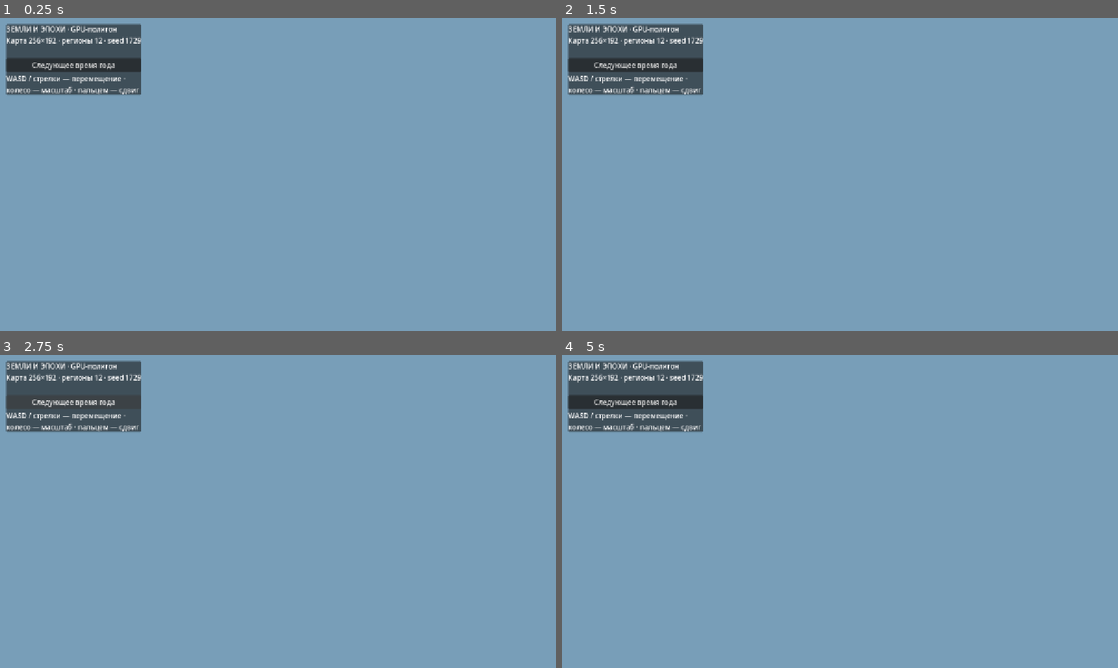
Above: before the commit, frames 1-4 (two rows, left to right).
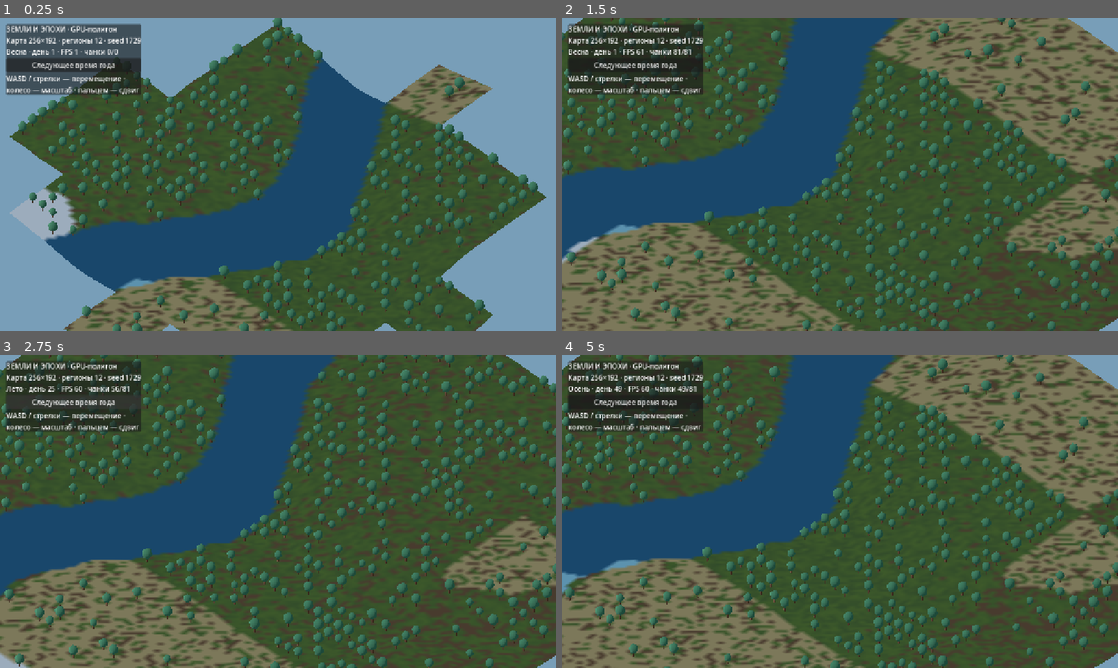
Above: after the commit, the same moments.

Repository: cyrox007/lands-and-ages
Game: Godot game, scene res://scenes/world.tscn
Same seed, same stepped clock (60 frames per second), same inputs: the game is played once before the commit and once after it.
Inputs (mouse positions are in pixels of both pictures, inside the frame that each line leads up to):
- Up to frame 1 (0.25 s): no input
- Up to frame 2 (1.5 s): move the mouse to (962, 158) at 0.52 s; hold D 0.53-1.25 s; click (962, 158) at 0.67 s; drag from (728, 190) to (812, 237) at 1.27 s
- Up to frame 3 (2.75 s): click "Следующее время года" at 2 s
- Up to frame 4 (5 s): move the mouse to (895, 442) at 2.77 s; hold D 2.78-3.5 s; drag from (812, 574) to (673, 464) at 3.52 s; tap Enter at 4.25 s; move the mouse to (1006, 558) at 4.27 s; hold A from 4.28 s (still down)

The runs differ from the first frame. In frame 1, 65% of the frame differs, in the area x 1-99%, y 0-100%; in frame 2, 98%; in frame 3, 98%, in the area x 0-100%, y 0-100%; in frame 4, 98%.
Error before the commit: Parse Error: Cannot infer the type of "shift" variable because the value doesn't have a set type. (res://scripts/climate.gd:28)

Commit message:
fix(godot): give seasonal shift an explicit float type

Diff:
--- a/godot/scripts/climate.gd
+++ b/godot/scripts/climate.gd
@@ -25,7 +25,7 @@
 	var cy := float(region.y * REGION_SIZE + REGION_SIZE / 2)
 	var moisture := clampf(0.31 + Terrain.hash2(region.x, region.y, seed + 200) * 0.56, 0.15, 0.95)
 	var season := season_index(day)
-	var shift := [-1.0, 8.0, -2.0, -11.0][season]
+	var shift: float = [-1.0, 8.0, -2.0, -11.0][season]
 	var baseline := 19.0 - 27.0 * cy / float(Terrain.HEIGHT)
 	baseline += (Terrain.hash2(region.x, region.y, seed + 403) - 0.5) * 5.0
 	var variation := (Terrain.hash2(day, region.x + region.y * 19, seed + 404) - 0.5) * 6.0
